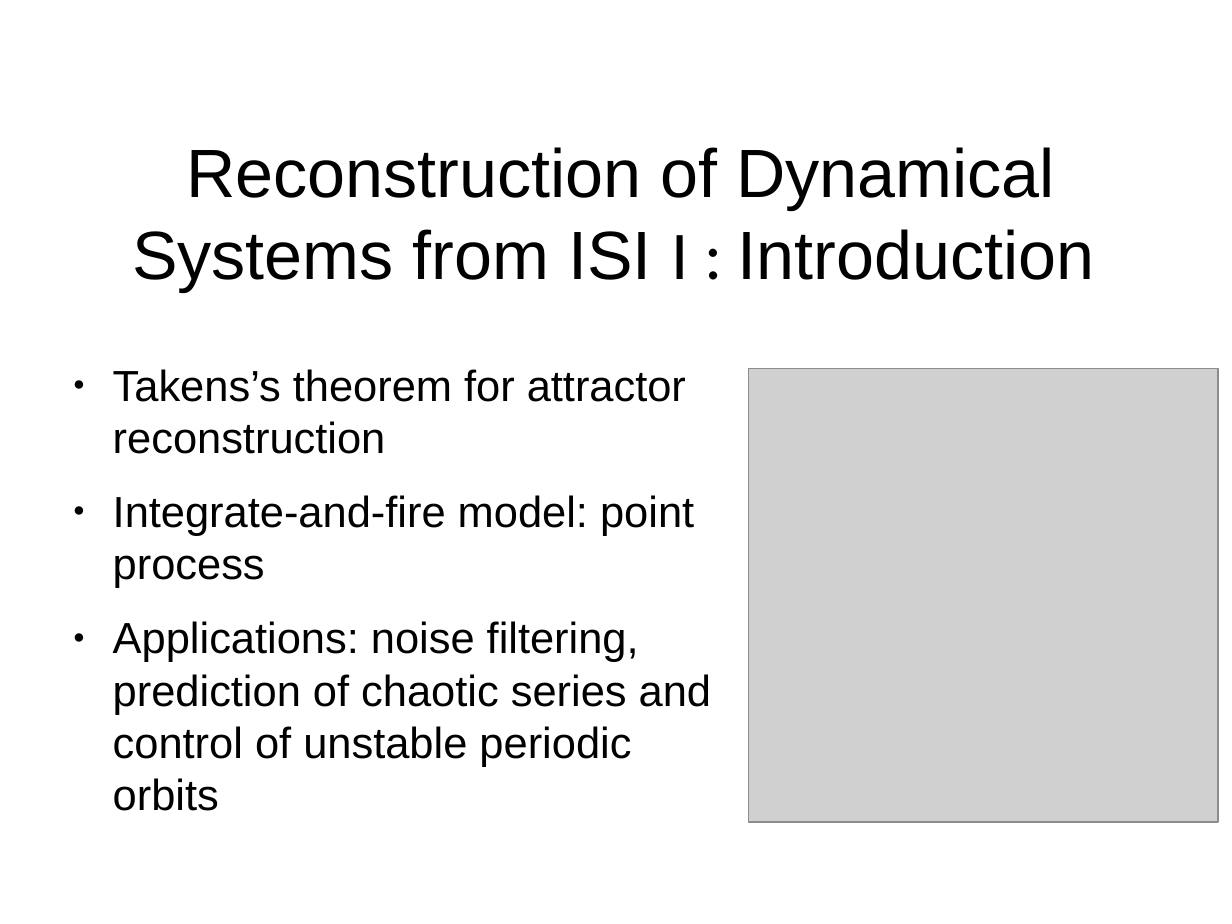
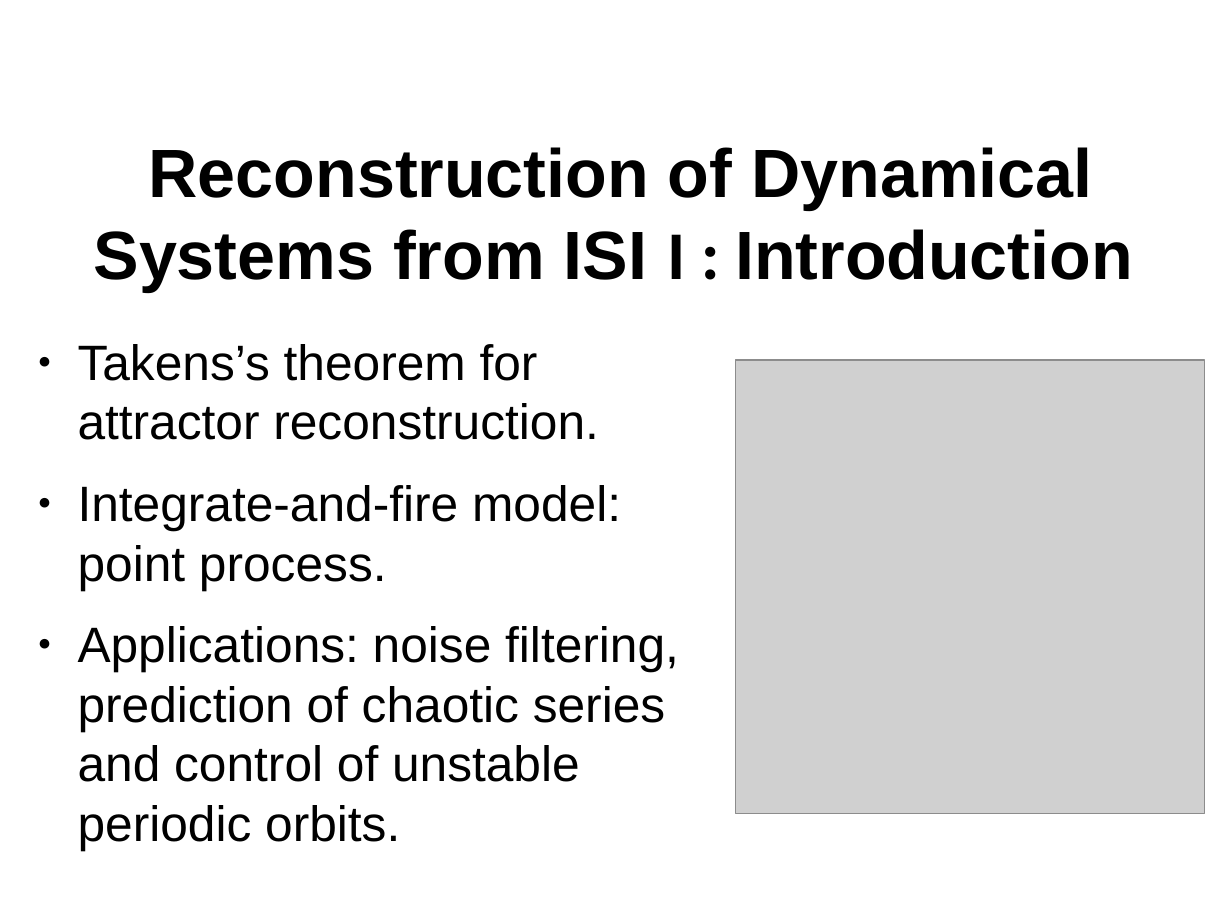
Before and after one commit to aarcascuerda/Reconstruction-of-dynamical-systems-from-ISIs, a slide deck: slide 5 of presentation/presentation.odp (slide 4 before the commit). Drawn at 1232x924 pixels with LibreOffice and Linux fonts; fonts in the diff are those of the drawing; grey boxes stand for pictures; background and template pictures are left out. Boxes give left, top, right and bottom in pixels: in the first picture for what was removed or moved away, otherwise in the second. Text is boxed around its words. In the diff, an @@ line names an element or a change of style, - is before the commit and + after.

```diff
--- a/presentation/presentation.odp
+++ b/presentation/presentation.odp
@@ title "Reconstruction of Dynamical Systems from ..." at (x1=94, y1=147, x2=1133, y2=292): bold on @@
@@ text at (x1=78, y1=344, x2=679, y2=851): text changed; size 28 to 32 pt @@
-● Takens’s theorem for attractor reconstruction
-● Integrate-and-fire model: point process
-● Applications: noise filtering, prediction of chaotic series and control of unstable periodic orbits
+● Takens’s theorem for attractor reconstruction.
+● Integrate-and-fire model: point process.
+● Applications: noise filtering, prediction of chaotic series and control of unstable periodic orbits.
@@ picture moved from (x1=749, y1=369, x2=1219, y2=822) to (x1=736, y1=360, x2=1205, y2=813) @@
```
Also in this commit, not shown: 5 other slides changed, 1 slide added, 1 slide removed, 2 other files.
